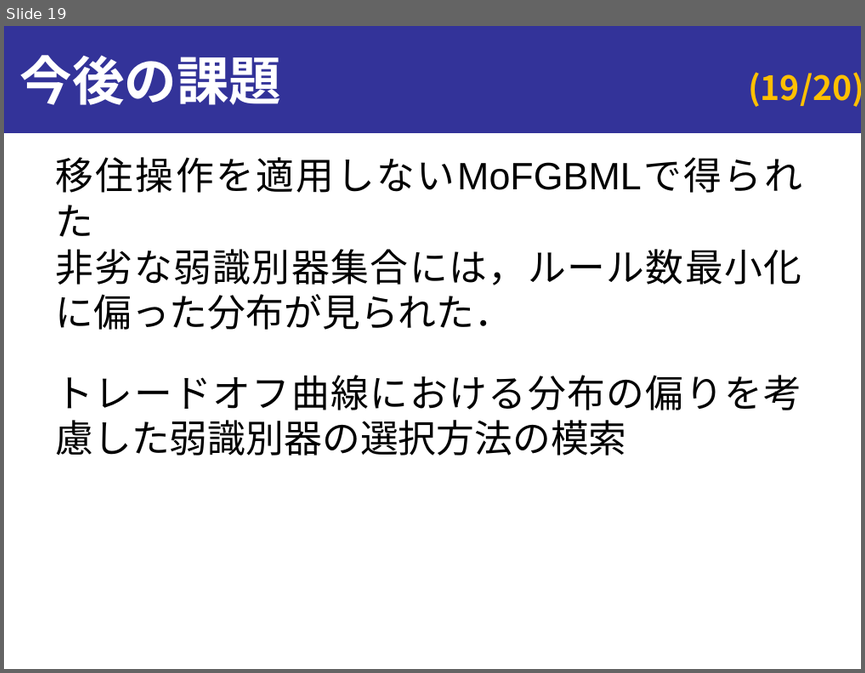
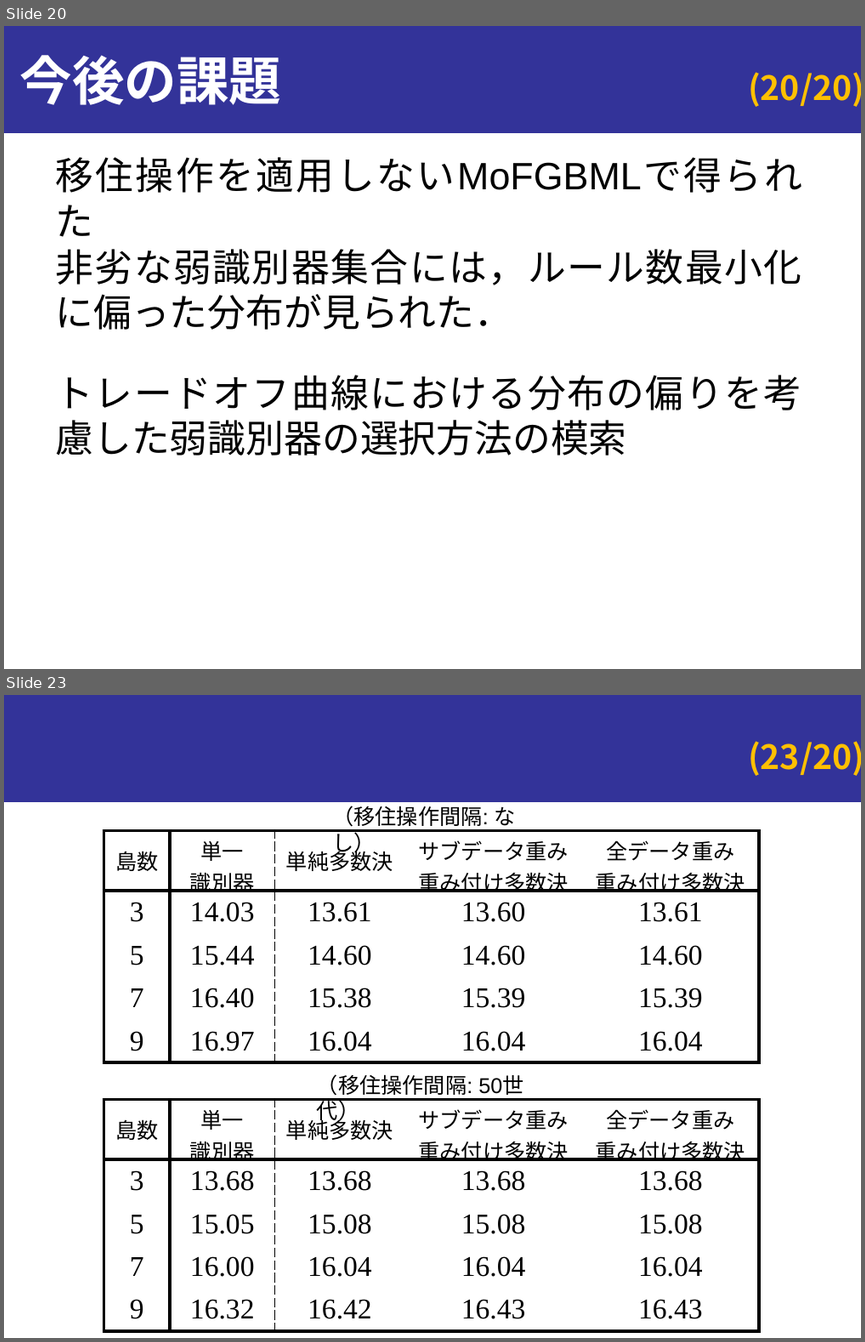
Before and after one commit to onikUone/Junior_slides, a slide deck: omozaki_v2.pptx. Shown one above the other, each under a label of ours: slide 19 before the commit, slides 20 and 23 after it; the slides between them are not shown. The pictures are 865x673 and 865x1342 pixels, drawn with LibreOffice and Linux fonts; fonts in the diff are those of the drawing; grey boxes stand for pictures. Boxes give left, top, right and bottom in pixels: in the first picture for what was removed or moved away, otherwise in the second. Text is boxed around its words. In the diff, an @@ line names an element or a change of style, - is before the commit and + after.

```diff
--- a/omozaki_v2.pptx
+++ b/omozaki_v2.pptx
@@ slide 23 added at [4,695,861,1338], background #FFFFFF; not listed: 2 template elements that a slide beside it also shows @@
@@ text added at [332,805,516,856], 18 pt, text #000000 @@
+（移住操作間隔: なし）
@@ table added at [104,830,760,1061], 5 rows, 5 columns @@
+島数 | 単一 識別器 | 単純多数決 | サブデータ重み 重み付け多数決 | 全データ重み 重み付け多数決
+3 | 14.03 | 13.61 | 13.60 | 13.61
+5 | 15.44 | 14.60 | 14.60 | 14.60
+7 | 16.40 | 15.38 | 15.39 | 15.39
+9 | 16.97 | 16.04 | 16.04 | 16.04
@@ text added at [317,1074,472,1095], 18 pt, text #000000 @@
+（移住操作間隔: 50世代）
@@ table added at [104,1100,760,1331], 5 rows, 5 columns @@
+島数 | 単一 識別器 | 単純多数決 | サブデータ重み 重み付け多数決 | 全データ重み 重み付け多数決
+3 | 13.68 | 13.68 | 13.68 | 13.68
+5 | 15.05 | 15.08 | 15.08 | 15.08
+7 | 16.00 | 16.04 | 16.04 | 16.04
+9 | 16.32 | 16.42 | 16.43 | 16.43
@@ what was slide 19 is now slide 20 @@
@@ page number at [748,72,861,107]: text changed @@
-(19/20)
+(20/20)
```
Also in this commit, not shown: 5 slides changed, 6 other slides added, 4 slides removed.
